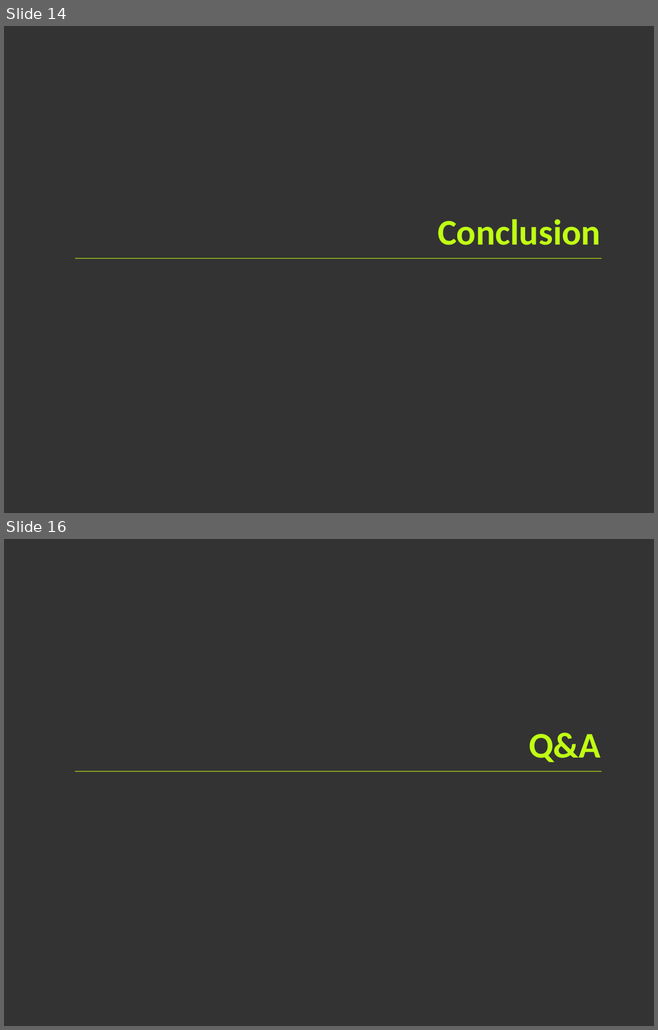
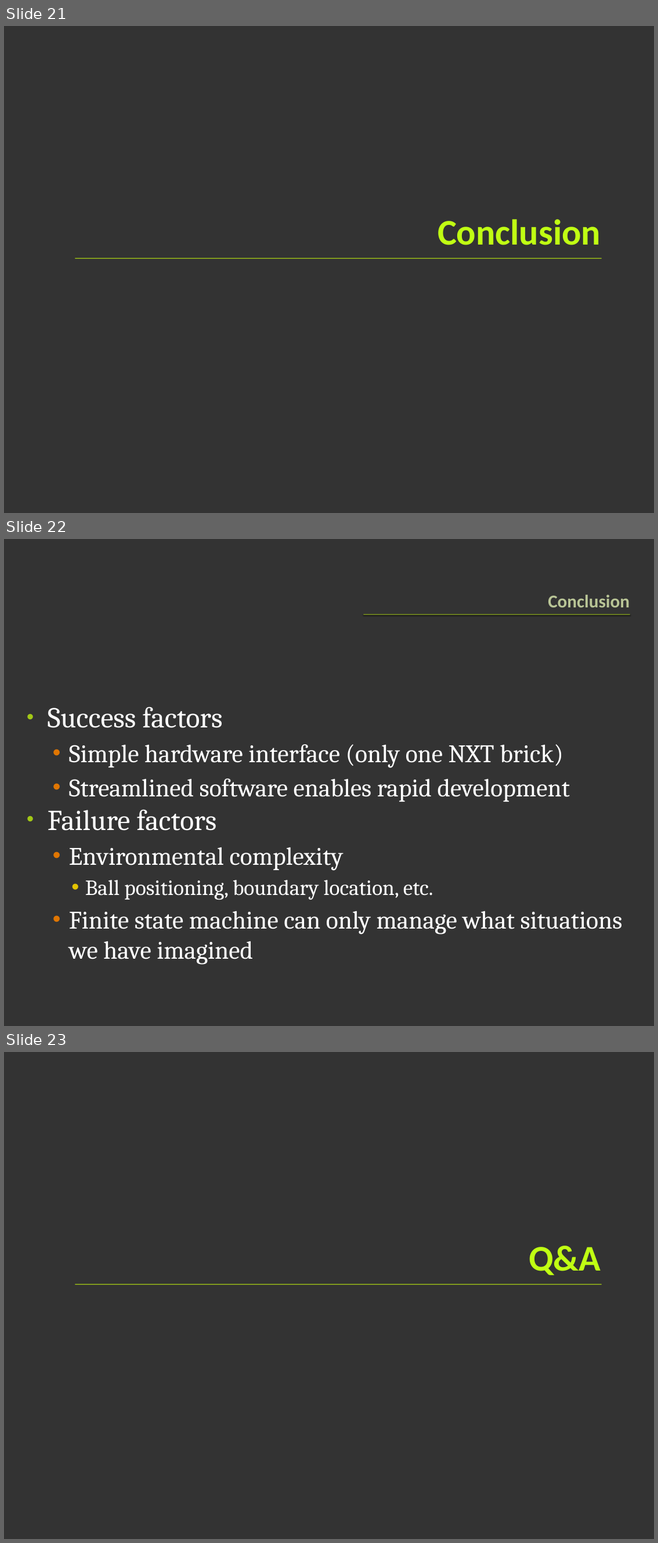
Before and after one commit to greck/0xDEADBEEF, a slide deck: PRES.pptx. Shown one above the other, each under a label of ours: slides 14 and 16 before the commit, slides 21, 22 and 23 after it; the slides between them are not shown. The pictures are 658x1030 and 658x1543 pixels, drawn with LibreOffice and Linux fonts; fonts in the diff are those of the drawing. Boxes give left, top, right and bottom in pixels: in the first picture for what was removed or moved away, otherwise in the second. Text is boxed around its words. In the diff, an @@ line names an element or a change of style, - is before the commit and + after.

```diff
--- a/PRES.pptx
+++ b/PRES.pptx
@@ slide 22 added at [4,539,654,1026], background #333333 @@
@@ title added at [547,595,629,607], 20 pt, text #BAC696, bold @@
+Conclusion
@@ rectangle added at [363,614,630,615], fill #A2C816 @@
@@ text added at [48,707,622,965], 28 pt, text #FFFFFF @@
+• Success factors
+  • Simple hardware interface (only one NXT brick)
+  • Streamlined software enables rapid development
+• Failure factors
+  • Environmental complexity
+    • Ball positioning, boundary location, etc.
+  • Finite state machine can only manage what situations we have imagined
@@ what was slide 14 is now slide 21 @@
@@ what was slide 16 is now slide 23 @@
```
Also in this commit, not shown: 4 slides changed, 7 other slides added, 1 slide removed.
